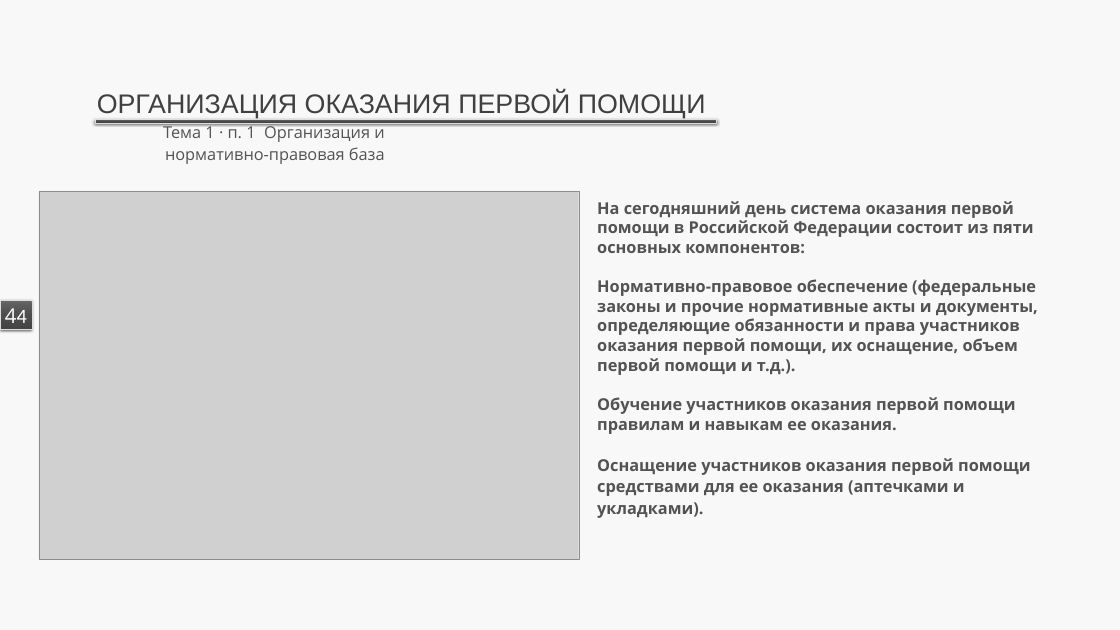
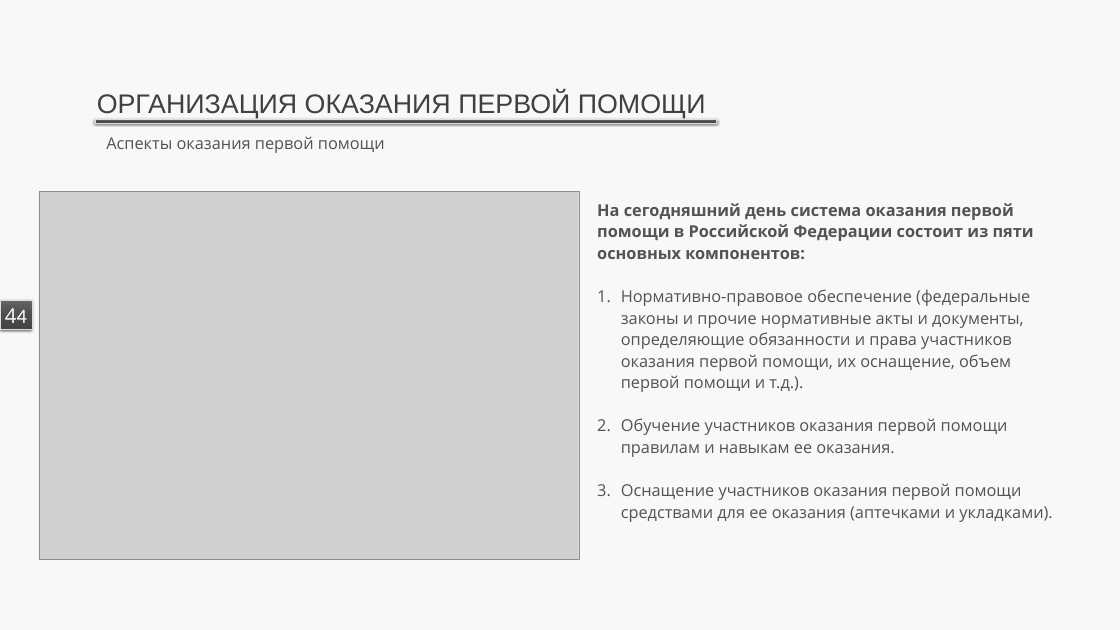
Before and after one commit to lysakalenushka-hash/-, a slide deck: slide 4 of first_aid_tema1_numbered/1_Организация_оказания_первой_помощи_в_РФ_Нормативно-правовая_база.pptx. Drawn at 1120x630 pixels with LibreOffice and Linux fonts; fonts in the diff are those of the drawing; grey boxes stand for pictures. Boxes give left, top, right and bottom in pixels: in the first picture for what was removed or moved away, otherwise in the second. Text is boxed around its words. In the diff, an @@ line names an element or a change of style, - is before the commit and + after.

```diff
--- a/first_aid_tema1_numbered/1_Организация_оказания_первой_помощи_в_РФ_Нормативно-правовая_база.pptx
+++ b/first_aid_tema1_numbered/1_Организация_оказания_первой_помощи_в_РФ_Нормативно-правовая_база.pptx
@@ text at (x1=106, y1=136, x2=385, y2=153): text changed @@
-Тема 1 · п. 1 Организация и нормативно-правовая база
+Аспекты оказания первой помощи
@@ text at (x1=597, y1=203, x2=1052, y2=522): text changed; text colour none to #535353; bold off @@
-На сегодняшний день система оказания первой помощи в Российской Федерации состоит из пяти основных компонентов:
-Нормативно-правовое обеспечение (федеральные законы и прочие нормативные акты и документы, определяющие обязанности и права участников оказания первой помощи, их оснащение, объем первой помощи и т.д.).
-Обучение участников оказания первой помощи правилам и навыкам ее оказания.
-Оснащение участников оказания первой помощи средствами для ее оказания (аптечками и укладками).
+На сегодняшний день система оказания первой помощи в Российской Федерации состоит из пяти основных компонентов:
+1. Нормативно-правовое обеспечение (федеральные законы и прочие нормативные акты и документы, определяющие обязанности и права участников оказания первой помощи, их оснащение, объем первой помощи и т.д.).
+2. Обучение участников оказания первой помощи правилам и навыкам ее оказания.
+3. Оснащение участников оказания первой помощи средствами для ее оказания (аптечками и укладками).
```
Also in this commit, not shown: 8 other slides changed, 6 other files.
